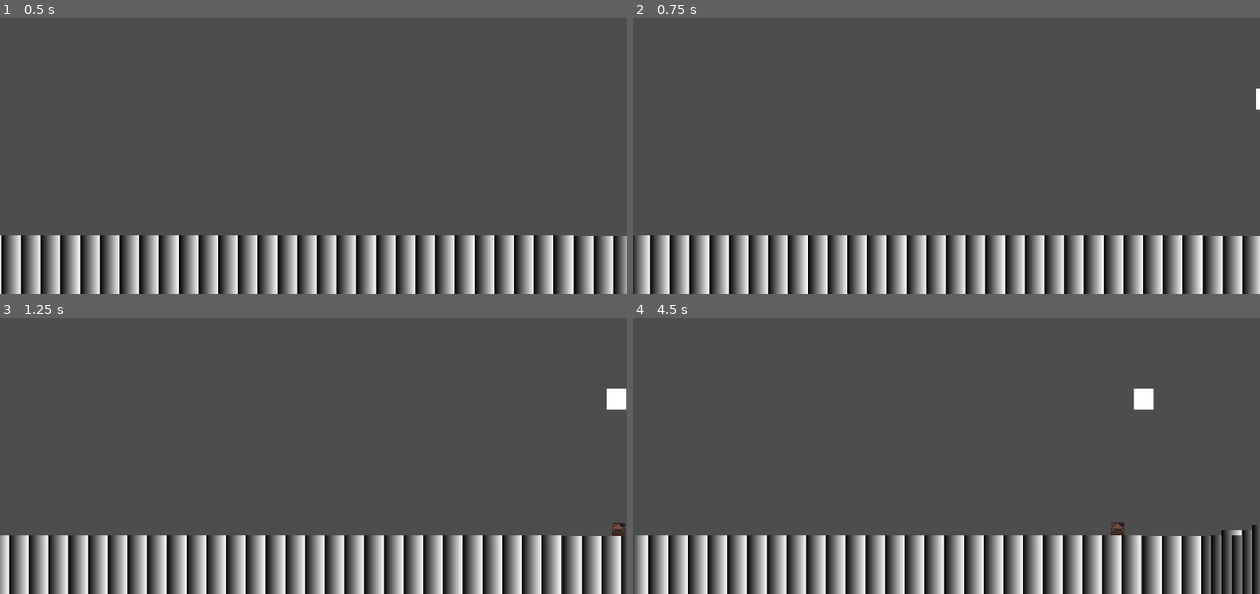
Above: before the commit, frames 1-4 (two rows, left to right).
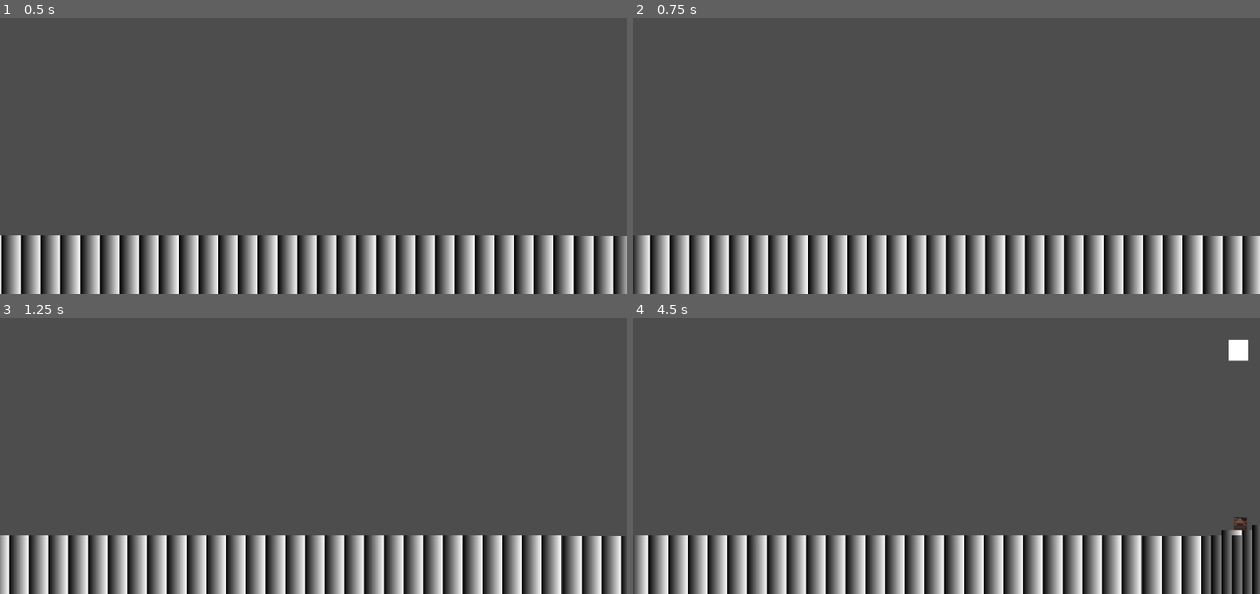
Above: after the commit, the same moments.

Repository: KKrash/TXGJ2024-Summer-
Game: Godot game, scene res://Assets/EnemyTestScene.tscn
Two runs of this game, one before a commit and one after it. Both use one fixed random seed, a clock stepped at 60 frames per second and the inputs below. The engine's default icon, where the game draws it, is replaced by a stand-in: a white triangle on a blue panel in a dark square.
Inputs (mouse positions are in pixels of both pictures, inside the frame that each line leads up to):
- Up to frame 1 (0.5 s): no input
- Up to frame 2 (0.75 s): move the mouse to (1084, 122) at 0.52 s; hold D (right) from 0.53 s (still down); click (1084, 122) at 0.6 s
- Up to frame 3 (1.25 s): keep holding D (right); tap W (up) at 0.77 s
- Up to frame 4 (4.5 s): move the mouse to (821, 453) at 1.27 s; click (821, 453) at 1.35 s; tap W (up) at 1.52, 3.02, 3.77 s; move the mouse to (1009, 367) at 2.02 s; release D (right) at 2.03 s; hold A (left) 2.03-2.78 s; right-click (1009, 367) at 2.1 s; click (1009, 367) at 2.3 s; move the mouse to (915, 500) at 2.77 s; hold D (right) 2.78-4.28 s; click (915, 500) at 2.85 s; move the mouse to (1134, 483) at 3.52 s; click (1134, 483) at 3.6 s; move the mouse to (758, 389) at 4.27 s; hold A (left) from 4.28 s (still down); right-click (758, 389) at 4.35 s

Frame 1 is identical in both runs. In frame 2, less than 0.1% of the frame differs, in the area x 99-100%, y 25-34%; in frame 3, 0.3%; in frame 4, 0.7%, in the area x 76-99%, y 7-79%.

Commit message:
directors

Diff:
--- a/LilGuyShooter/Assets/EnemyTestScene.tscn
+++ b/LilGuyShooter/Assets/EnemyTestScene.tscn
@@ -1,6 +1,7 @@
-[gd_scene load_steps=6 format=3 uid="uid://vclnmq5abuq5"]
+[gd_scene load_steps=7 format=3 uid="uid://vclnmq5abuq5"]
 
-[ext_resource type="Script" path="res://Scripts/director.gd" id="3_m3qrm"]
+[ext_resource type="PackedScene" uid="uid://b3g6ak0kevywe" path="res://Assets/Misc/prefabs/enemydirector.tscn" id="4_kg0k8"]
+[ext_resource type="PackedScene" uid="uid://goacnvemnfee" path="res://Assets/Misc/prefabs/asteroiddirector.tscn" id="5_6bboq"]
 [ext_resource type="PackedScene" uid="uid://djikr5p2elxey" path="res://Assets/Misc/prefabs/bullet.tscn" id="5_yvv03"]
 [ext_resource type="PackedScene" uid="uid://bx1xnk28drd8t" path="res://Assets/Misc/prefabs/groundpiece.tscn" id="7_knu7j"]
 [ext_resource type="Script" path="res://Scripts/groundspawner.gd" id="8_lvthb"]
@@ -19,11 +20,6 @@
 [node name="CollisionShape2D" type="CollisionShape2D" parent="StaticBody2D2"]
 position = Vector2(-6.99979, 59)
 shape = SubResource("WorldBoundaryShape2D_dw4vj")
-
-[node name="Area2D" type="Area2D" parent="."]
-script = ExtResource("3_m3qrm")
-
-[node name="Timer" type="Timer" parent="Area2D"]
 
 [node name="Timer" type="Timer" parent="."]
 
@@ -135,3 +131,7 @@
 script = ExtResource("8_lvthb")
 
 [node name="Timer" type="Timer" parent="groundspawner"]
+
+[node name="enemydirector" parent="." instance=ExtResource("4_kg0k8")]
+
+[node name="asteroiddirector" parent="." instance=ExtResource("5_6bboq")]
--- /dev/null
+++ b/LilGuyShooter/Assets/Misc/prefabs/asteroiddirector.tscn
@@ -0,0 +1,8 @@
+[gd_scene load_steps=2 format=3 uid="uid://goacnvemnfee"]
+
+[ext_resource type="Script" path="res://Scripts/asteroiddirector.gd" id="1_cs324"]
+
+[node name="asteroiddirector" type="Node2D"]
+script = ExtResource("1_cs324")
+
+[node name="Timer" type="Timer" parent="."]
--- /dev/null
+++ b/LilGuyShooter/Assets/Misc/prefabs/enemydirector.tscn
@@ -0,0 +1,8 @@
+[gd_scene load_steps=2 format=3 uid="uid://b3g6ak0kevywe"]
+
+[ext_resource type="Script" path="res://Scripts/enemydirector.gd" id="1_e0lvw"]
+
+[node name="enemydirector" type="Node2D"]
+script = ExtResource("1_e0lvw")
+
+[node name="Timer" type="Timer" parent="."]
--- /dev/null
+++ b/LilGuyShooter/Scripts/asteroiddirector.gd
@@ -0,0 +1,59 @@
+extends Node
+
+
+# Called when the node enters the scene tree for the first time.
+var speed=20
+var shootForce : float = 100.0
+var rng = RandomNumberGenerator.new()
+var time_elapsed = 0.0
+var elevation=0.0
+var asteroid : PackedScene = preload("res://Assets/Misc/prefabs/asteroid.tscn")
+@onready var rockTimer = $Timer
+
+func _ready():
+	rockTimer.timeout.connect(_spawnRock)
+	rockTimer.wait_time = 3.0
+	rockTimer.start()
+
+
+# Called every frame. 'delta' is the elapsed time since the previous frame.
+func _process(delta):
+	time_elapsed += delta
+	#if not yet 200 seconds use the equation y=1/400x^2+20
+	if time_elapsed<200.0:
+		speed=time_elapsed*time_elapsed
+		speed/=400
+		speed+=20
+	#after that constant
+	else:
+		speed=120
+
+	#-1/60 for speed calcs
+func _spawnRock():
+	#spawn the rock
+	rockTimer.stop()
+	var rockInstance: RigidBody2D = asteroid.instantiate()
+	var posplus = rng.randi_range(-100, 150)
+	if rockInstance != null:
+		get_parent().add_child(rockInstance)
+		rockInstance.position = Vector2(1000,100+posplus)
+		print("spawned rock")
+	var waitTime = rng.randf_range(3, 6)
+	rockTimer.wait_time =waitTime-(speed/60)
+	rockTimer.start()
+	print("rock: "+str(rockTimer.time_left))
+
+
+
+func _newGround():
+	#var targetPosition = position-Vector2(25,0)
+	#groundTimer.stop()
+	#var groundInstance: RigidBody2D = groundPiece.instantiate()
+	#if groundInstance != null:
+		#get_parent().add_child(groundInstance)
+		#groundInstance.position = Vector2(1000,400)
+	#var randomchangei=rng.randi_range(-1,1)
+	#var randomchange:float=randomchangei/10.0
+	#elevation+=randomchange
+	#groundTimer.start()
+	pass
--- /dev/null
+++ b/LilGuyShooter/Scripts/enemydirector.gd
@@ -0,0 +1,75 @@
+extends Node
+
+
+# Called when the node enters the scene tree for the first time.
+var speed=20
+var shootForce : float = 100.0
+var rng = RandomNumberGenerator.new()
+var time_elapsed = 0.0
+var elevation=0.0
+var shooter : PackedScene = preload("res://Assets/Misc/prefabs/shooter.tscn")
+var jumper : PackedScene = preload("res://Assets/Misc/prefabs/jumper.tscn")
+@onready var enemyTimer = $Timer
+
+func _ready():
+	enemyTimer.timeout.connect(_spawnEnemy)
+	enemyTimer.wait_time = 3.0
+	enemyTimer.start()
+
+
+# Called every frame. 'delta' is the elapsed time since the previous frame.
+func _process(delta):
+	time_elapsed += delta
+	#if not yet 200 seconds use the equation y=1/400x^2+20
+	if time_elapsed<200.0:
+		speed=time_elapsed*time_elapsed
+		speed/=400
+		speed+=20
+	#after that constant
+	else:
+		speed=120
+
+	#-1/60 for speed calcs
+
+
+
+func _spawnEnemy():
+	enemyTimer.stop()
+	#spawn the enemy
+	var coinflip = rng.randi_range(0, 1)
+	if coinflip==0:
+		var jumpInstance: RigidBody2D = jumper.instantiate()
+		if jumpInstance != null:
+			get_parent().add_child(jumpInstance)
+			jumpInstance.position = Vector2(1000,300)
+			var direction = Vector2(-.5,-.5)
+			var initialVelocity = direction * shootForce
+			jumpInstance.linear_velocity = initialVelocity
+		print("spawned jumper")
+	else:
+		var shootInstance: RigidBody2D = shooter.instantiate()
+		if shootInstance != null:
+			get_parent().add_child(shootInstance)
+			shootInstance.position = Vector2(1000,300)
+			var direction = Vector2(-.5,-.5)
+			var initialVelocity = direction * shootForce
+			shootInstance.linear_velocity = initialVelocity
+		print("spawned shooter")
+	var waitTime = rng.randf_range(3, 6)
+	enemyTimer.wait_time =waitTime-(speed/60)
+	enemyTimer.start()
+	print("enemy: "+str(enemyTimer.time_left))
+
+
+func _newGround():
+	#var targetPosition = position-Vector2(25,0)
+	#groundTimer.stop()
+	#var groundInstance: RigidBody2D = groundPiece.instantiate()
+	#if groundInstance != null:
+		#get_parent().add_child(groundInstance)
+		#groundInstance.position = Vector2(1000,400)
+	#var randomchangei=rng.randi_range(-1,1)
+	#var randomchange:float=randomchangei/10.0
+	#elevation+=randomchange
+	#groundTimer.start()
+	pass
